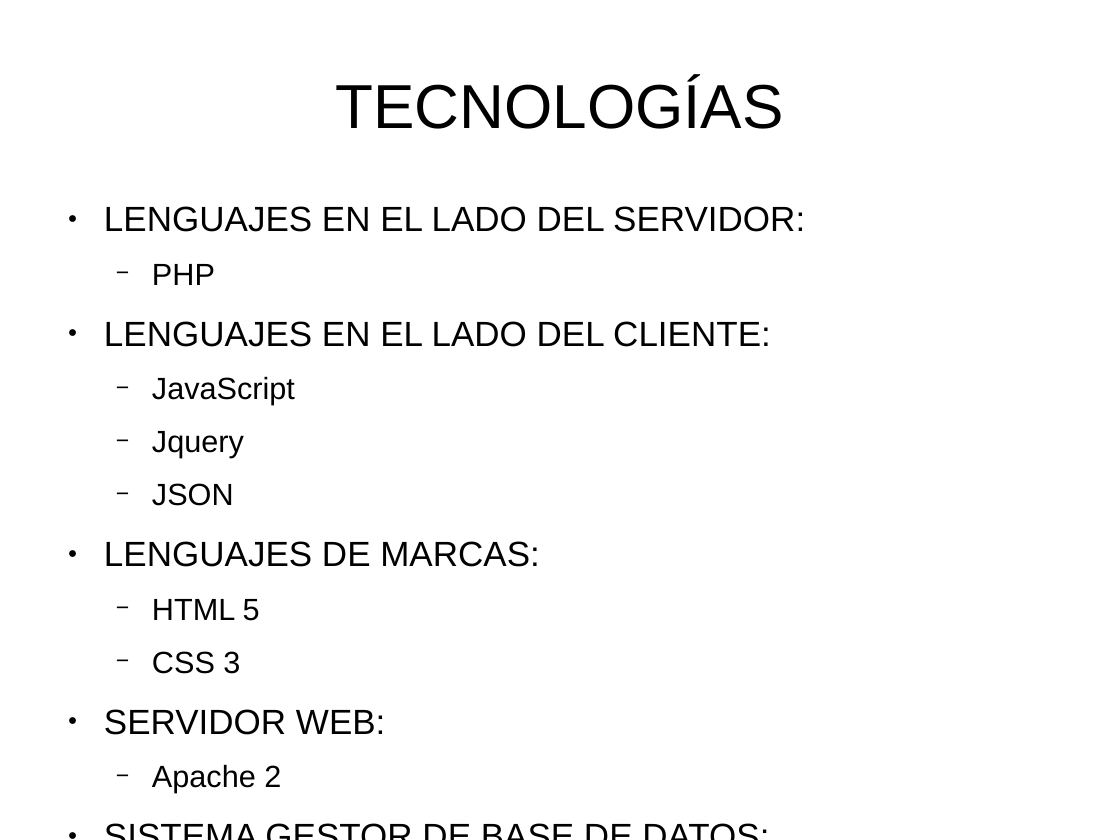
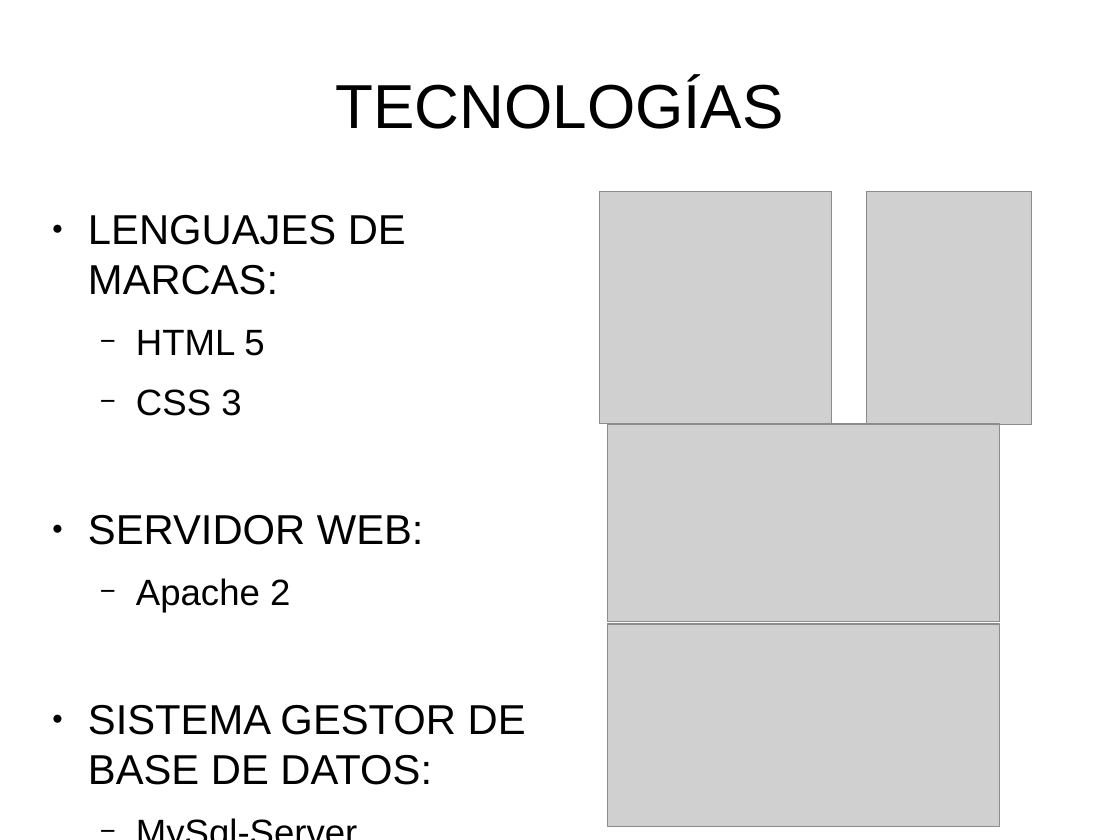
Before and after one commit to PatriiML11/ProyectoWeb, a slide deck: slide 5 of doc/Documentos/Presentacion.odp (slide 4 before the commit). Drawn at 1120x840 pixels with LibreOffice and Linux fonts; fonts in the diff are those of the drawing; grey boxes stand for pictures. Boxes give left, top, right and bottom in pixels: in the first picture for what was removed or moved away, otherwise in the second. Text is boxed around its words. In the diff, an @@ line names an element or a change of style, - is before the commit and + after.

```diff
--- a/doc/Documentos/Presentacion.odp
+++ b/doc/Documentos/Presentacion.odp
@@ text "LENGUAJES DE MARCAS:": place and size @@
-text "LENGUAJES DE MARCAS:" at [104, 206, 805, 793]
+text "LENGUAJES DE MARCAS:" at [88, 215, 526, 785]
@@ text "LENGUAJES DE MARCAS:" at [88, 215, 526, 785]: size 24.8 to 29.6 pt in "LENGUAJES DE MARCAS:", "SERVIDOR WEB:", "SISTEMA GESTOR DE BASE DE DATOS:"; size 21.7 to 25.9 pt in "HTML 5", "CSS 3", "Apache 2", "MySql-Server" @@
@@ text at [104, 206, 805, 506]: paragraphs removed @@
-● LENGUAJES EN EL LADO DEL SERVIDOR:
-  − PHP
-● LENGUAJES EN EL LADO DEL CLIENTE:
-  − JavaScript
-  − Jquery
-  − JSON
@@ picture added at [601, 192, 832, 424] @@
@@ picture added at [867, 192, 1033, 425] @@
@@ picture added at [608, 424, 1000, 622] @@
@@ picture added at [608, 624, 1000, 827] @@
```
Also in this commit, not shown: 3 other slides changed, 2 slides added, 16 other files.
